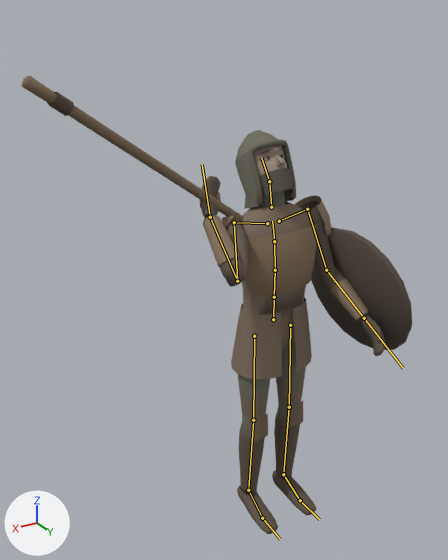
What one commit did to the glTF model assets/models/characters/hazekiller.glb.
One viewpoint serves both versions: a 50 mm lens placed at (1.41, 1.94, 2.19), pointed at (0.24, -0.01, 1.21). The lights are fixed; the arrows at lower left show +X, +Y and +Z. The older version comes first. Both versions are drawn at frame 9 of the action 'drink'; the numbers are the values there. The bones that change, and the others that lie on the model, are drawn over the model as lines.

Names of what the first picture shows: 'Hazekiller'.
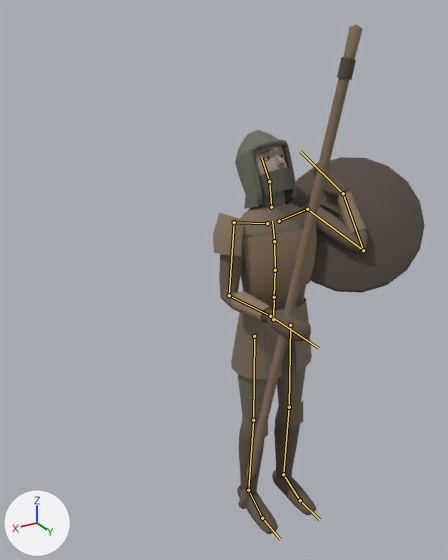
Boxes (x1, y1, x2, y2) around the edits, measured in the pictures (448 x 560 px):
'Hazekiller', posed (46% narrower, 11% taller)
    before: (22, 76, 412, 534)
    after: (213, 25, 425, 534)
bone 'RightUpperArm', root to tip
    before: (234, 222) to (237, 281)
    after: (234, 222) to (229, 295)
bone 'RightLowerArm', root to tip
    before: (237, 281) to (210, 217)
    after: (229, 295) to (270, 316)
bone 'RightHand', root to tip
    before: (210, 217) to (202, 164)
    after: (270, 316) to (318, 348)
bone 'LeftUpperArm', root to tip
    before: (307, 209) to (326, 270)
    after: (307, 209) to (363, 250)
bone 'LeftLowerArm', root to tip
    before: (326, 270) to (364, 318)
    after: (363, 250) to (343, 193)
bone 'LeftHand', root to tip
    before: (364, 318) to (403, 368)
    after: (343, 193) to (300, 151)

What the commit changed:
Bone 'RightUpperArm' (bone_rightupperarm) turns from (85, 42, 86) to (6, -6, 29) degrees about its own x, y and z.
Bone 'RightLowerArm' (bone_rightlowerarm) turns from (140, 0, 0) to (78, 0, 0) degrees about its own x, y and z.
Bone 'RightHand' (bone_righthand) turns from (25, 0, 0) to (-6, 0, 0) degrees about its own x, y and z.
Bone 'LeftUpperArm' (bone_leftupperarm) turns from (7, -1, -24) to (85, -42, -86) degrees about its own x, y and z.
Bone 'LeftLowerArm' (bone_leftlowerarm) turns from (30, 0, 0) to (140, 0, 0) degrees about its own x, y and z.
Bone 'LeftHand' (bone_lefthand) turns from (0, 0, 0) to (25, 0, 0) degrees about its own x, y and z.
